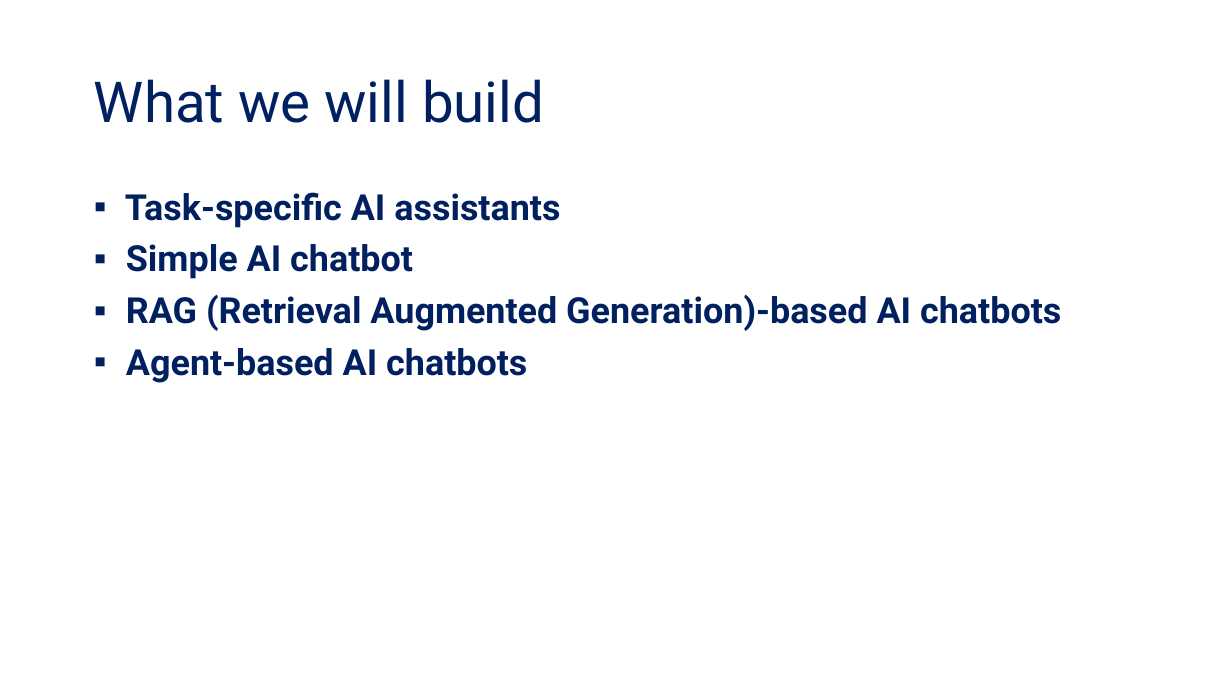
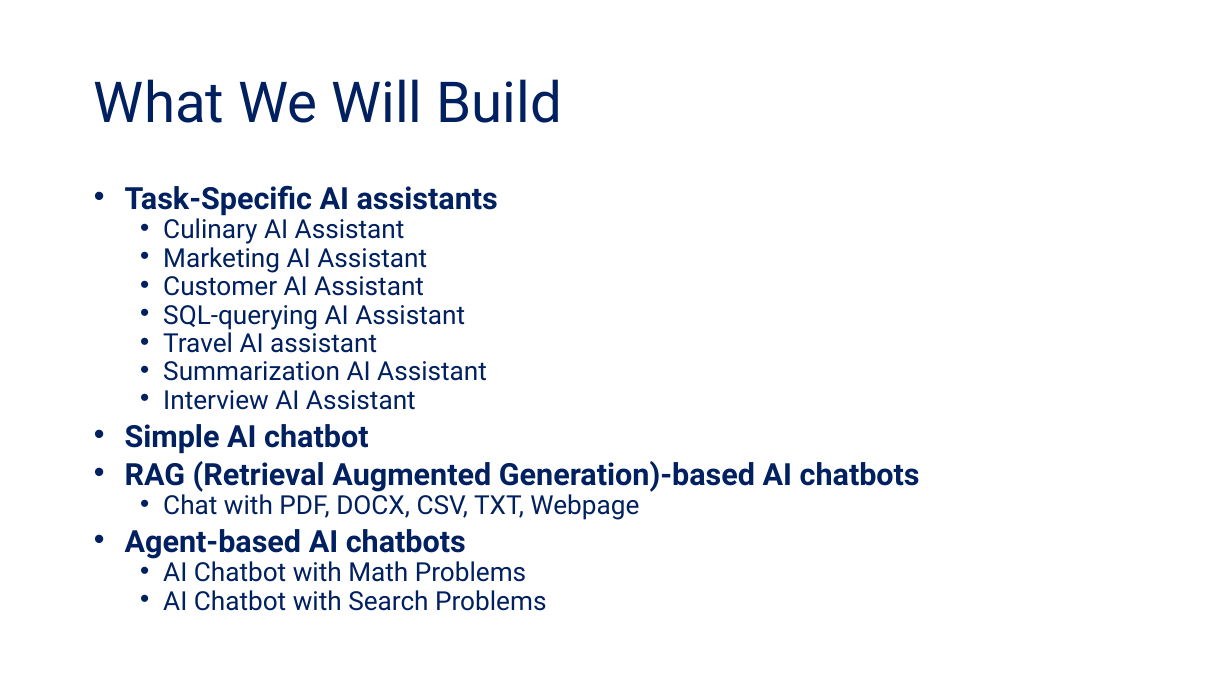
Before and after one commit to tanquangduong/transformer-pt, a slide deck: slide 2 of presentation/Transformer_Udemy/Udemy_P6_Building LLM web applications.pptx. Drawn at 1232x693 pixels with LibreOffice and Linux fonts; fonts in the diff are those of the drawing. Boxes give left, top, right and bottom in pixels: in the first picture for what was removed or moved away, otherwise in the second. Text is boxed around its words. In the diff, an @@ line names an element or a change of style, - is before the commit and + after.

```diff
--- a/presentation/Transformer_Udemy/Udemy_P6_Building LLM web applications.pptx
+++ b/presentation/Transformer_Udemy/Udemy_P6_Building LLM web applications.pptx
@@ title at bbox=[94, 79, 563, 123]: text changed @@
-What we will build
+What We Will Build
@@ text at bbox=[125, 185, 498, 410]: text changed; size 28 to 20.4 pt; bold off @@
-▪ Task-specific AI assistants
+• Task-Specific AI assistants
+  • Culinary AI Assistant
+  • Marketing AI Assistant
+  • Customer AI Assistant
+  • SQL-querying AI Assistant
+  • Travel AI assistant
+  • Summarization AI Assistant
+  • Interview AI Assistant
@@ text at bbox=[125, 424, 920, 559]: size 28 to 23.8 pt in "Simple AI chatbot", "RAG (Retrieval Augmented Generation)-based AI chatbots", "Agent-based AI chatbots"; bullet ▪ to •; line spacing 0.9 to 0.7 @@
@@ text at bbox=[163, 490, 639, 520]: paragraph added @@
+  • Chat with PDF, DOCX, CSV, TXT, Webpage
@@ text at bbox=[163, 561, 546, 611]: paragraphs added @@
+  • AI Chatbot with Math Problems
+  • AI Chatbot with Search Problems
```
Also in this commit, not shown: 51 other slides changed, 1 slide added, 5 other files.
